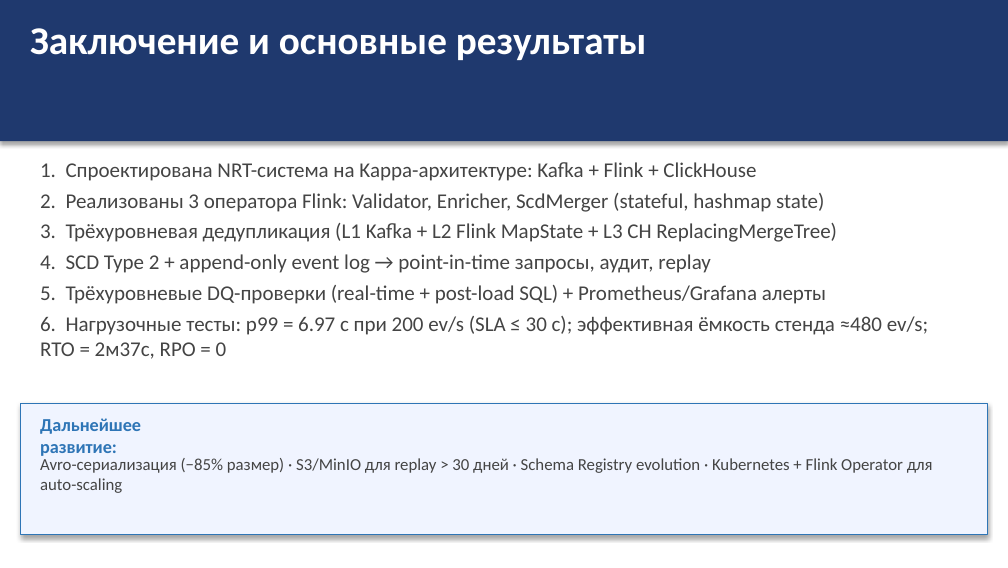
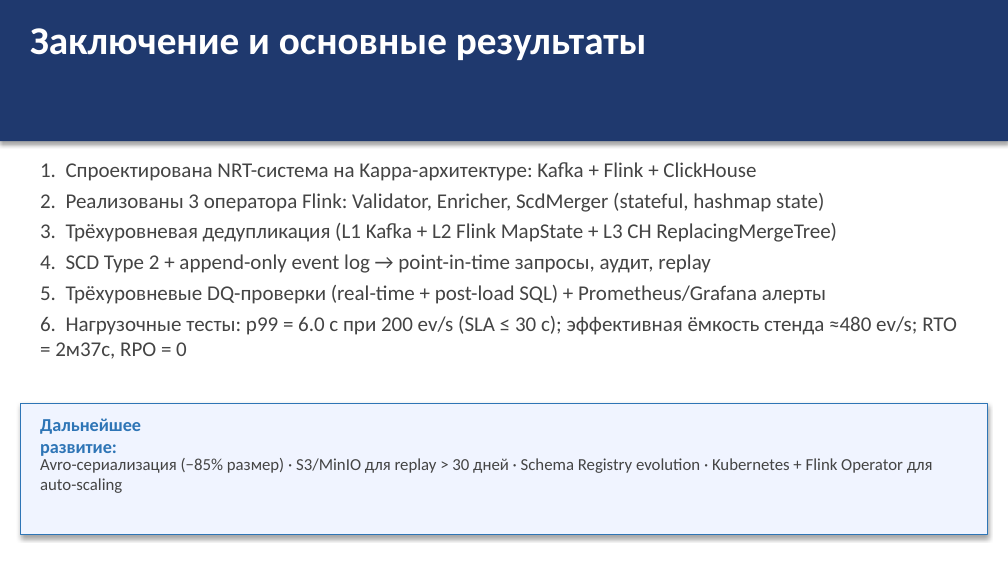
Before and after one commit to icheve/thesis, a slide deck: slide 13 of docs/ВКР_Ичев_Presentation.pptx. Drawn at 1008x568 pixels with LibreOffice and Linux fonts; fonts in the diff are those of the drawing. Boxes give left, top, right and bottom in pixels: in the first picture for what was removed or moved away, otherwise in the second. Text is boxed around its words. In the diff, an @@ line names an element or a change of style, - is before the commit and + after.

```diff
--- a/docs/ВКР_Ичев_Presentation.pptx
+++ b/docs/ВКР_Ичев_Presentation.pptx
@@ text at [40,316,957,359]: text changed @@
-6. Нагрузочные тесты: p99 = 6.97 с при 200 ev/s (SLA ≤ 30 с); эффективная ёмкость стенда ≈480 ev/s; RTO = 2м37с, RPO = 0
+6. Нагрузочные тесты: p99 = 6.0 с при 200 ev/s (SLA ≤ 30 с); эффективная ёмкость стенда ≈480 ev/s; RTO = 2м37с, RPO = 0
```
Also in this commit, not shown: 4 other slides changed, 12 other files.
